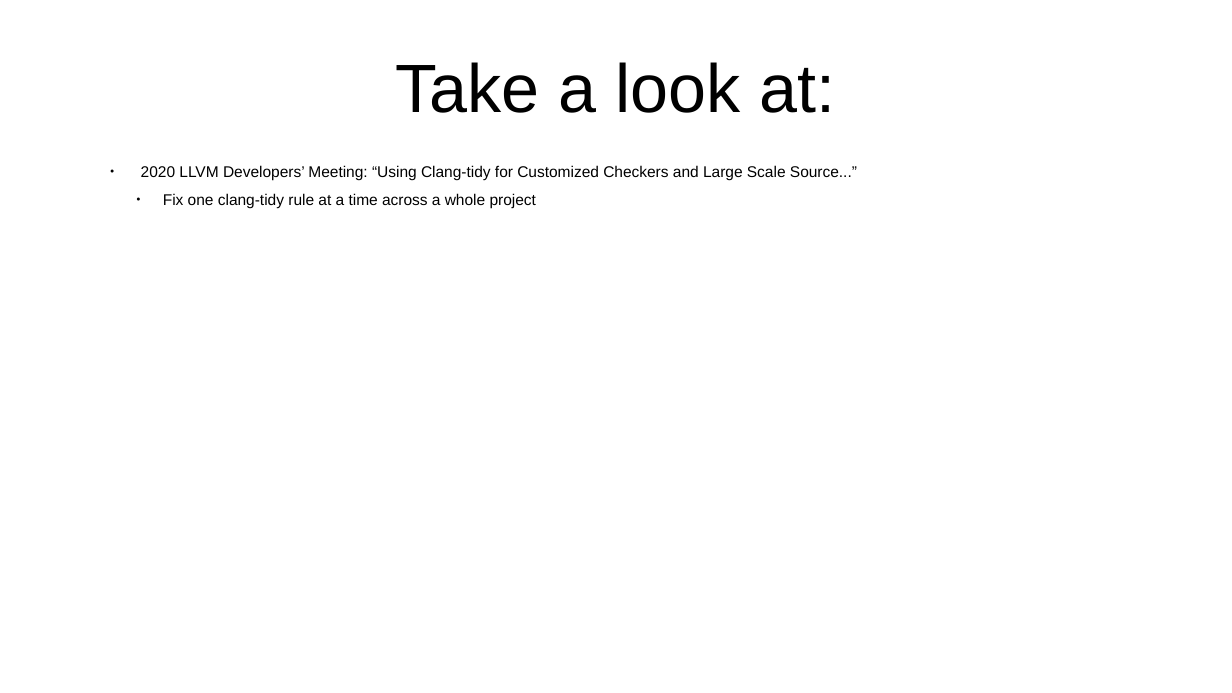
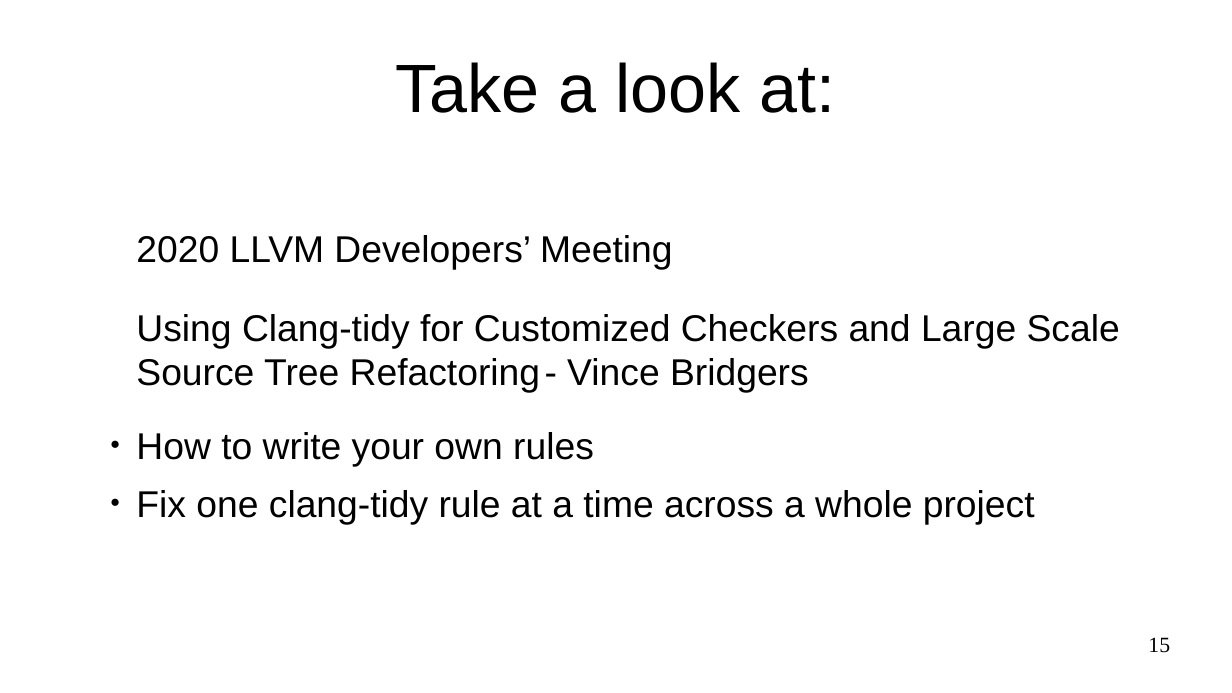
Before and after one commit to marcpawl/nullptr, a slide deck: slide 15 of slideshow.odp (slide 11 before the commit). Drawn at 1232x693 pixels with LibreOffice and Linux fonts; fonts in the diff are those of the drawing. Boxes give left, top, right and bottom in pixels: in the first picture for what was removed or moved away, otherwise in the second. Text is boxed around its words. In the diff, an @@ line names an element or a change of style, - is before the commit and + after.

```diff
--- a/slideshow.odp
+++ b/slideshow.odp
@@ text at [136, 235, 1120, 466]: text changed; size 10 to 24 pt @@
-    ● 2020 LLVM Developers’ Meeting: “Using Clang-tidy for Customized Checkers and Large Scale Source...”
+    2020 LLVM Developers’ Meeting
+    Using Clang-tidy for Customized Checkers and Large Scale Source Tree Refactoring - Vince Bridgers
+    ● How to write your own rules
@@ text at [136, 490, 1035, 524]: size 10 to 24 pt in "Fix one clang-tidy rule at a time ..."; list level 4 to 3 in "Fix one clang-tidy rule at ..." @@
@@ page number added at [1148, 637, 1170, 653], 14 pt, text #000000 @@
+15
```
Also in this commit, not shown: 46 other slides changed, 20 slides added, 12 slides removed.
